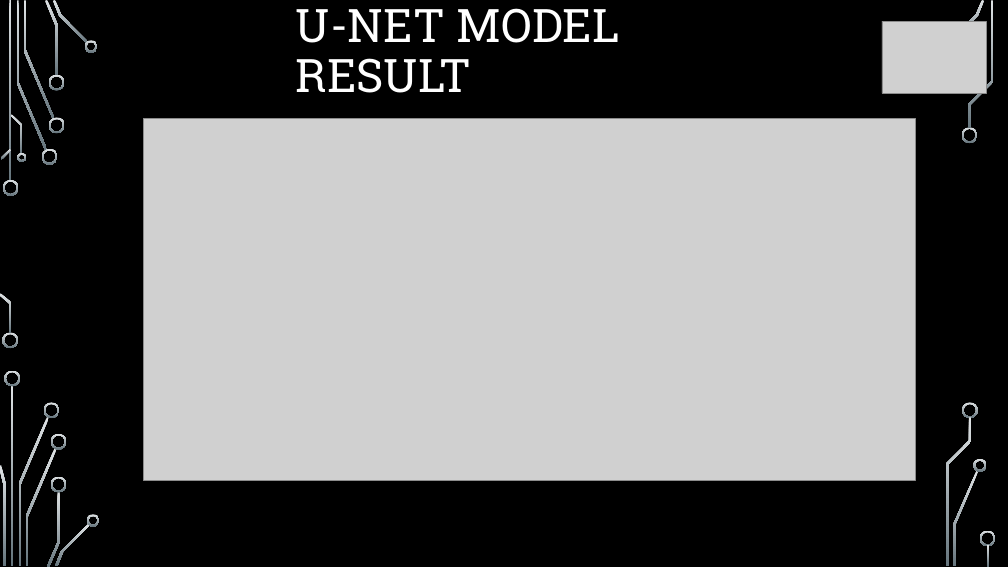
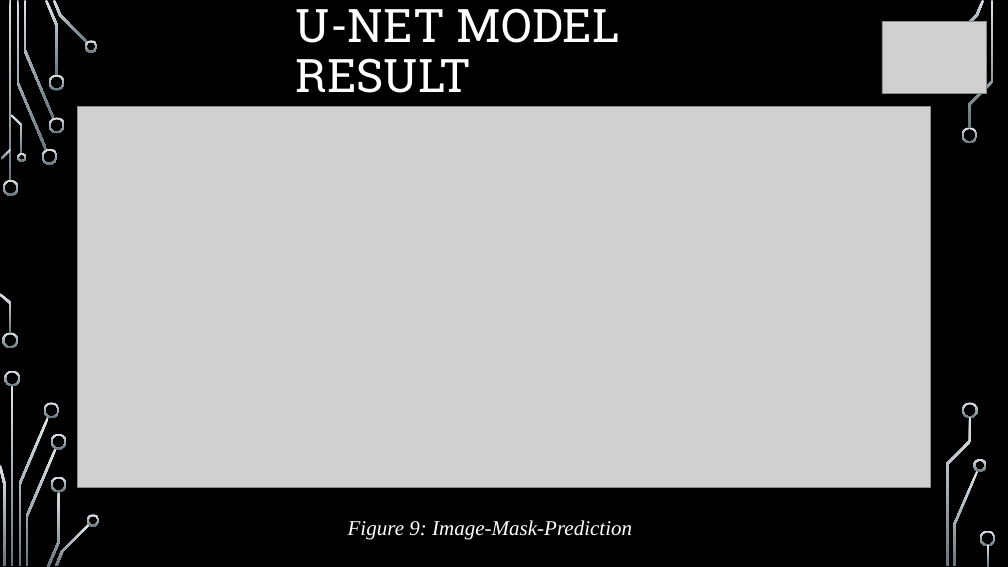
Before and after one commit to Group5FinalProject/Cancer_Champions, a slide deck: slide 13 of Cancer_Champions_PPT.pptx (slide 14 before the commit). Drawn at 1008x567 pixels with LibreOffice and Linux fonts; fonts in the diff are those of the drawing; grey boxes stand for pictures; background and template pictures are left out. Boxes give left, top, right and bottom in pixels: in the first picture for what was removed or moved away, otherwise in the second. Text is boxed around its words. In the diff, an @@ line names an element or a change of style, - is before the commit and + after.

```diff
--- a/Cancer_Champions_PPT.pptx
+++ b/Cancer_Champions_PPT.pptx
@@ picture: place and size @@
-picture at <box>143,118,915,480</box>
+picture at <box>77,107,931,487</box>
@@ text added at <box>348,520,632,540</box>, 20 pt, text #FFFFFF, italic @@
+Figure 9: Image-Mask-Prediction
```
Also in this commit, not shown: 9 other slides changed, 1 slide added, 2 slides removed.
